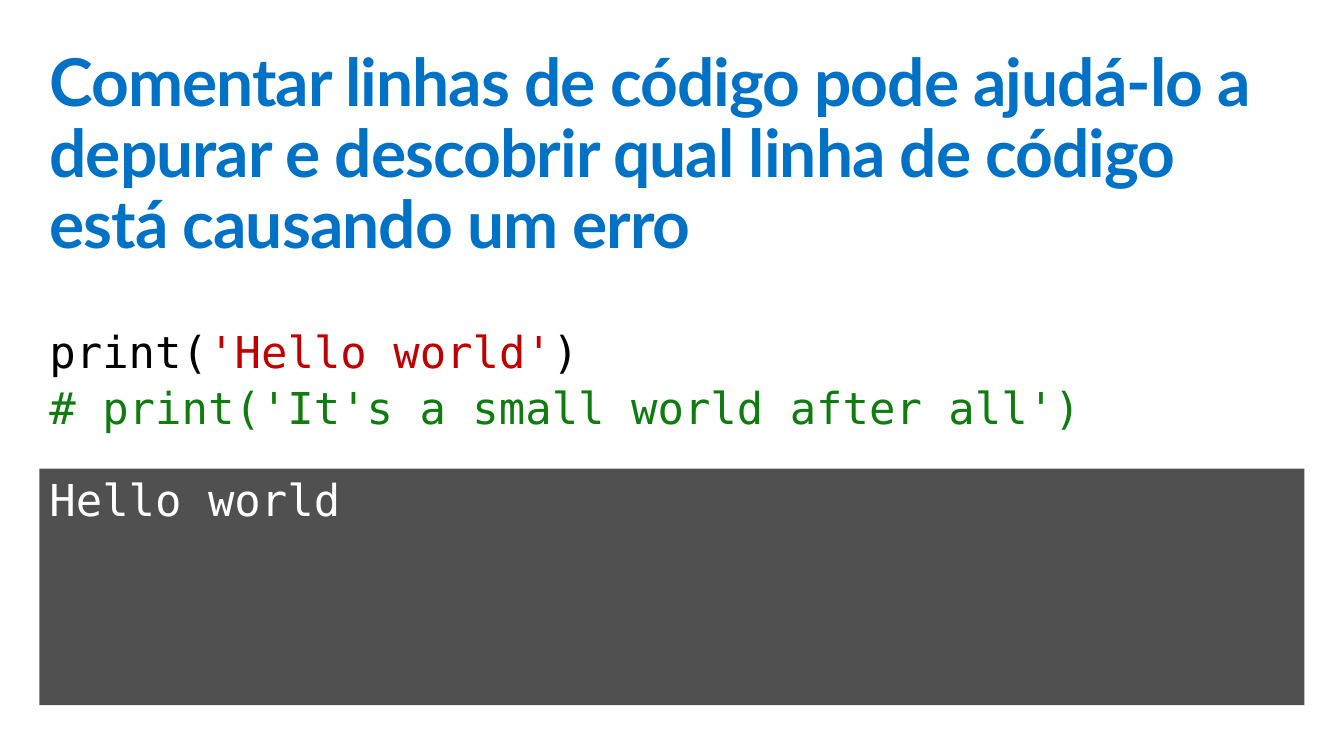
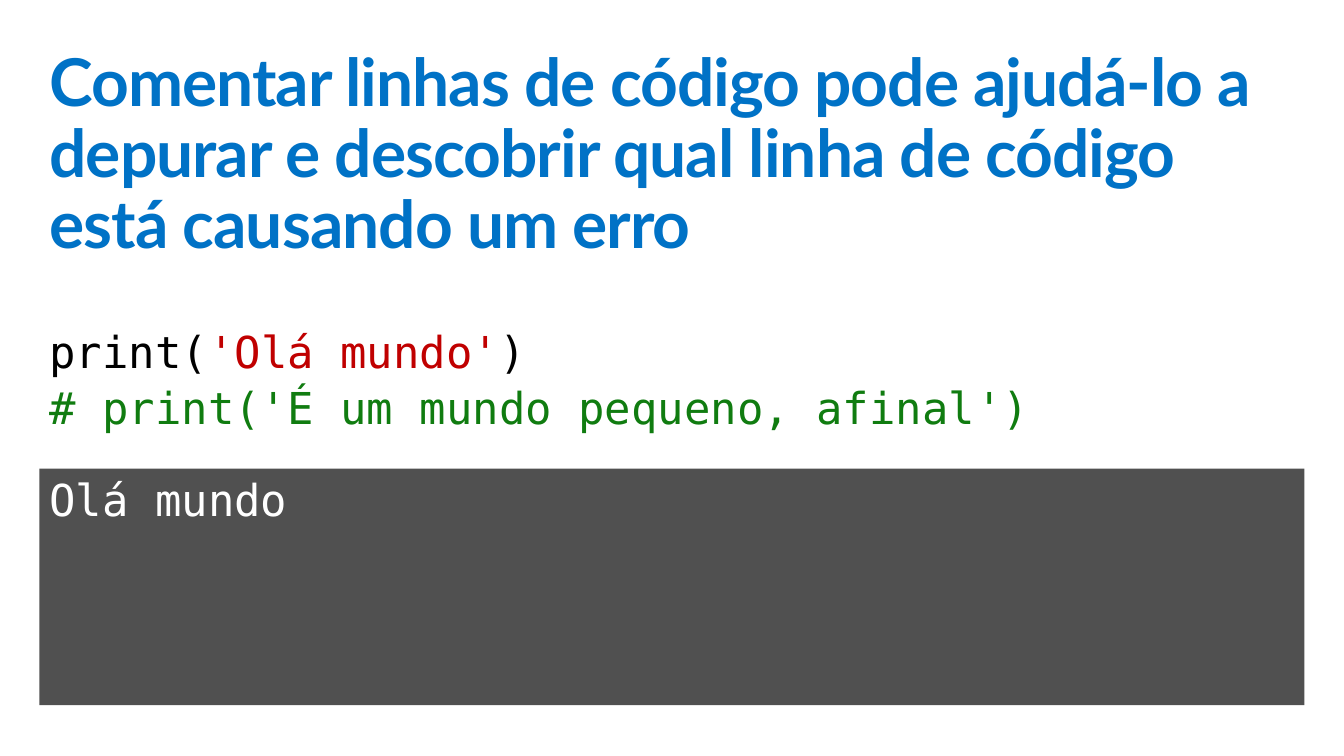
Before and after one commit to cyz/c9-python-getting-started, a slide deck: slide 6 of python-for-beginners/Slides/3 - Comments.pptx. Drawn at 1344x756 pixels with LibreOffice and Linux fonts; fonts in the diff are those of the drawing. Boxes give left, top, right and bottom in pixels: in the first picture for what was removed or moved away, otherwise in the second. Text is boxed around its words. In the diff, an @@ line names an element or a change of style, - is before the commit and + after.

```diff
--- a/python-for-beginners/Slides/3 - Comments.pptx
+++ b/python-for-beginners/Slides/3 - Comments.pptx
@@ text at bbox=[49, 333, 1028, 433]: text changed @@
-print('Hello world')
-# print('It's a small world after all')
+print('Olá mundo')
+# print('É um mundo pequeno, afinal')
@@ text in rectangle at bbox=[49, 481, 287, 517]: text changed @@
-Hello world
+Olá mundo
```
Also in this commit, not shown: 1 other slide changed, 14 other files.
